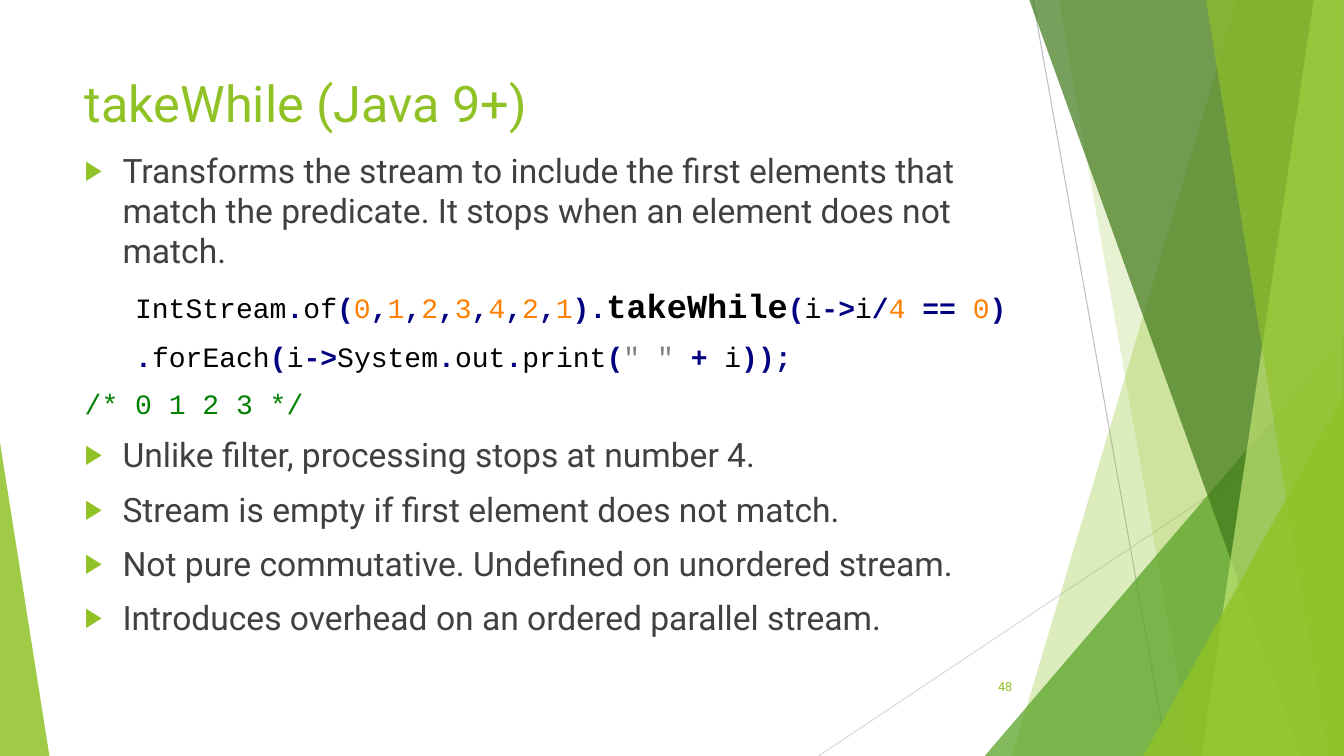
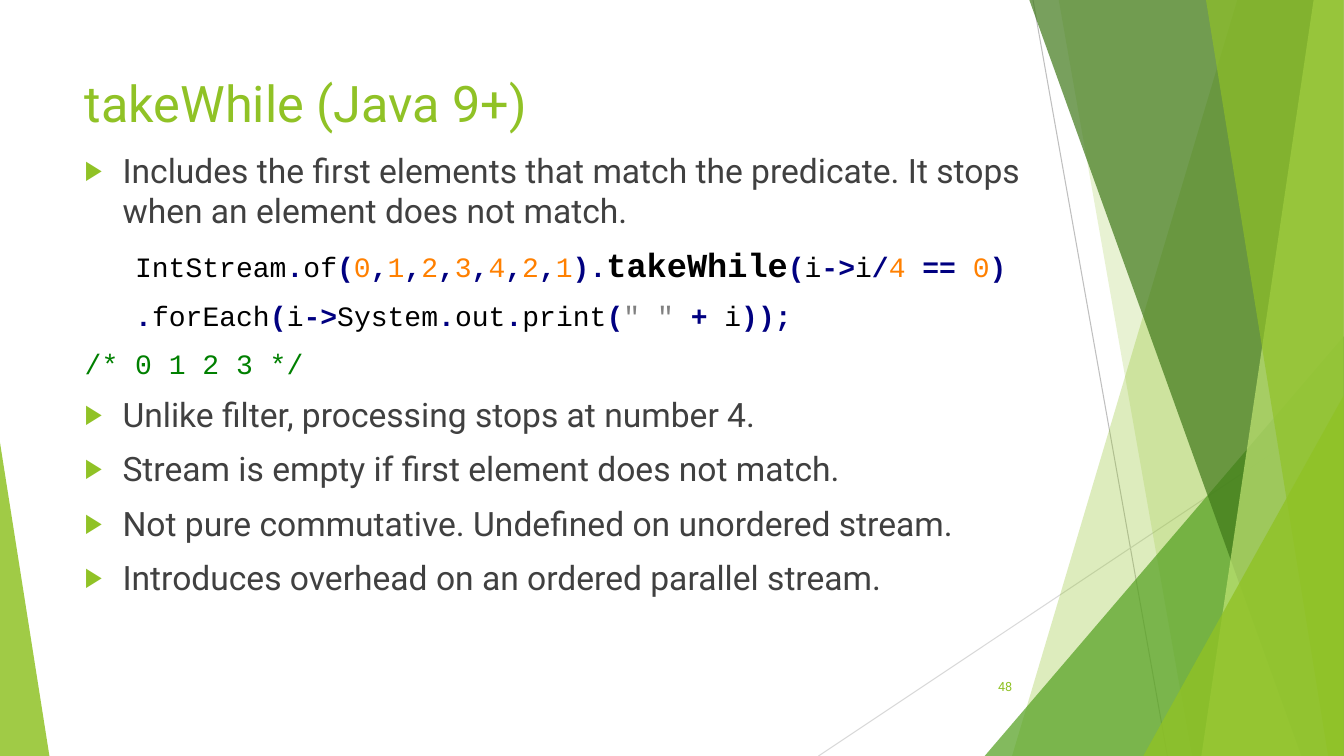
Before and after one commit to RichardRoda/2017-CodePaLOUsa-Lambda, a slide deck: slide 48 of Learning to Love the Lambda in the Stream.pptx. Drawn at 1344x756 pixels with LibreOffice and Linux fonts; fonts in the diff are those of the drawing. Boxes give left, top, right and bottom in pixels: in the first picture for what was removed or moved away, otherwise in the second. Text is boxed around its words. In the diff, an @@ line names an element or a change of style, - is before the commit and + after.

```diff
--- a/Learning to Love the Lambda in the Stream.pptx
+++ b/Learning to Love the Lambda in the Stream.pptx
@@ text at (x1=123, y1=157, x2=1019, y2=224): text changed @@
-▶ Transforms the stream to include the first elements that match the predicate. It stops when an element does not match.
+▶ Includes the first elements that match the predicate. It stops when an element does not match.
```
Also in this commit, not shown: 7 other slides changed.
